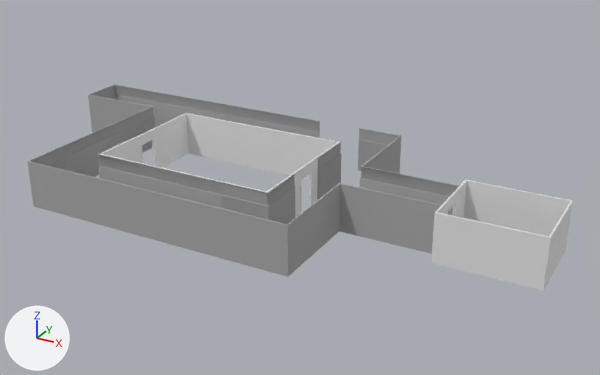
Two versions of the FBX model ProjectIII_TheBigOne/Assets/Models/World/Level/BETA/v2/Model_Beta_Reception_Walls_00.fbx, one commit apart.
Before and after are seen from a camera (50 mm lens) standing at (18.8, -31.9, 21.7) and looking at (-3.9, 9.4, 1.0). Every picture has the same lights, and +X, +Y and +Z are marked at lower left. Where no turn or scale is listed for an object, it has been applied to the vertices.

Names of what the first picture shows: '003', '00_Corridor_ExteriorCorner_001', '00_Corridor_ExteriorCorner_006', '00_Corridor_Wall_00', '00_Corridor_Wall_018', '00_Corridor_Wall_019', '00_Corridor_Wall_020', '00_Corridor_Wall_031', '00_R01_Corner_00', '00_R01_Corner_01', '00_R01_Corner_03', '00_R01_LongWall_00', '00_R01_LongWall_01', '00_R02_Corner_00', '00_R02_Corner_01', '00_R02_Corner_03', '00_R02_Wall_00', '01'.
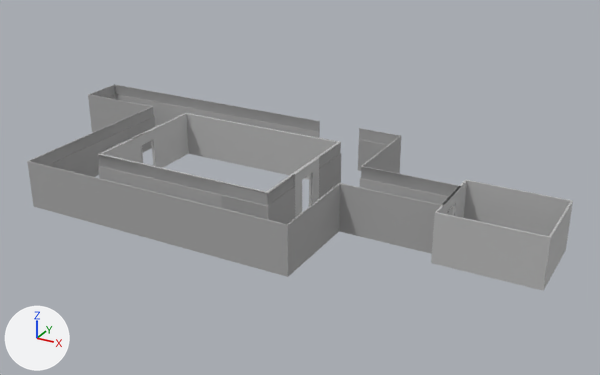
Where the newer file only moved an object's origin or applied its transform, the numbers keep the older frame.

Boxes [x1, y1, x2, y2] around the edits, measured in the pictures (600 x 375 px):
'00_R01_LongWall_01', recoloured
    both: [449, 216, 531, 286]
'00_R01_LongWall_00', recoloured
    both: [479, 183, 554, 236]
'00_R01_Corner_01', recoloured
    both: [524, 229, 555, 291]
'00_R01_Corner_00', recoloured
    both: [431, 205, 453, 267]
'00_R01_Corner_03', recoloured
    both: [459, 180, 482, 221]
'03_R13_DoorWall_21', added
    after: [294, 157, 319, 218]
'03_R13_DoorWall_23', added
    after: [132, 126, 164, 168]
'03_R13_DoorWall_18', added
    after: [442, 186, 462, 217]
part 1 of me_mesh_010, recoloured
    both: [160, 113, 223, 167]
part 2 of me_mesh_013, recoloured
    both: [298, 134, 339, 179]
part 3 of me_mesh_008, recoloured
    both: [221, 120, 298, 175]
part 4 of me_mesh_011, recoloured
    both: [101, 139, 139, 163]

The change, as a diff of the scene's bpy script:
```diff
--- a/ProjectIII_TheBigOne/Assets/Models/World/Level/BETA/v2/Model_Beta_Reception_Walls_00.fbx.py
+++ b/ProjectIII_TheBigOne/Assets/Models/World/Level/BETA/v2/Model_Beta_Reception_Walls_00.fbx.py
@@ mat_computerroom_corner1 @@
+mat_computerroom_corner1 = principled_material('ComputerRoom_Corner1')
+mat_computerroom_corner1.base_color = (0.5, 0.5, 0.5)  # grey #bcbcbc
@@ mat_computerroom_wall4 @@
+mat_computerroom_wall4 = principled_material('ComputerRoom_Wall4')
+mat_computerroom_wall4.base_color = (0.5, 0.5, 0.5)  # grey #bcbcbc
@@ me_mesh_013 @@
-me_mesh_013.from_pydata(...)  # 16 vertices, 14 faces; spans x -2.95..0.05, y -2.5..0.5, z 0.0..3.0
+me_mesh_013.from_pydata(...)  # 16 vertices, 10 faces; spans x -2.95..0.05, y -2.5..0.5, z 0.0..3.0
+# me_mesh_013 part 2: 10 faces spanning x -2.95..0.05, y -2.5..0.5, z 0.0..3.0 switch from no material to mat_computerroom_corner1 (grey #bcbcbc)
@@ me_mesh_003 @@
 me_mesh_003.from_pydata(...)  # 16 vertices, 14 faces; spans x -0.5..0.5, y -0.05..0.95, z 0.0..3.0
+me_mesh_003.materials.append(mat_officerroom1_corner1)  # grey #bcbcbc
@@ me_mesh_011 @@
-me_mesh_011.from_pydata(...)  # 16 vertices, 14 faces; spans x -0.05..2.95, y -0.5..2.5, z 0.0..3.0
+me_mesh_011.from_pydata(...)  # 16 vertices, 10 faces; spans x -0.05..2.95, y -0.5..2.5, z 0.0..3.0
+# me_mesh_011 part 4: 10 faces spanning x -0.05..2.95, y -0.5..2.5, z 0.0..3.0 switch from no material to mat_computerroom_corner1 (grey #bcbcbc)
@@ me_mesh_006 @@
 me_mesh_006.from_pydata(...)  # 8 vertices, 6 faces; spans x -2.0..2.0, y -0.05..0.05, z 0.0..3.0
+me_mesh_006.materials.append(mat_officerroom1_wall1)  # grey #bcbcbc
@@ me_mesh_007 @@
 me_mesh_007.from_pydata(...)  # 8 vertices, 6 faces; spans x -2.0..2.0, y -0.05..0.05, z 0.0..3.0
+me_mesh_007.materials.append(mat_officerroom1_wall1)  # grey #bcbcbc
@@ me_mesh_002 @@
 me_mesh_002.from_pydata(...)  # 16 vertices, 14 faces; spans x -0.05..0.95, y -0.5..0.5, z 0.0..3.0
+me_mesh_002.materials.append(mat_officerroom1_corner1)  # grey #bcbcbc
@@ me_mesh_005 @@
 me_mesh_005.from_pydata(...)  # 16 vertices, 14 faces; spans x -0.5..0.5, y -0.95..0.05, z 0.0..3.0
+me_mesh_005.materials.append(mat_officerroom1_corner1)  # grey #bcbcbc
@@ me_mesh_010 @@
-me_mesh_010.from_pydata(...)  # 16 vertices, 14 faces; spans x -0.5..2.5, y -2.95..0.05, z 0.0..3.0
+me_mesh_010.from_pydata(...)  # 16 vertices, 10 faces; spans x -0.5..2.5, y -2.95..0.05, z 0.0..3.0
+# me_mesh_010 part 1: 10 faces spanning x -0.5..2.5, y -2.95..0.05, z 0.0..3.0 switch from no material to mat_computerroom_corner1 (grey #bcbcbc)
@@ me_mesh_008 @@
-me_mesh_008.from_pydata(...)  # 8 vertices, 6 faces; spans x -3.0..3.0, y -0.05..0.05, z 0.0..3.0
+me_mesh_008.from_pydata(...)  # 8 vertices, 3 faces; spans x -3.0..3.0, y -0.05..0.05, z 0.0..3.0
+# me_mesh_008 part 3: 3 faces spanning x -3.0..3.0, y -0.05..0.05, z 0.0..3.0 switch from no material to mat_computerroom_wall4 (grey #bcbcbc)
@@ ob_00_corridor_wall_031 @@
-ob_00_corridor_wall_031 = bpy.data.objects.new('00_Corridor_Wall_031', me_mesh_033)
+ob_00_corridor_wall_031 = bpy.data.objects.new('00_Corridor_Wall_031', me_mesh_032)
 ob_00_corridor_wall_031.location = (-7.5, 13.06, 1.5)
@@ ob_03_r13_doorwall_21 @@
+ob_03_r13_doorwall_21 = bpy.data.objects.new('03_R13_DoorWall_21', me_mesh_048)  # 22 vertices, 13 faces; spans x 0.0..0.1, y 0.0..3.0, z 0.0..3.0; in mat_officer_room_entry1 (grey #bcbcbc)
+ob_03_r13_doorwall_21.location = (-3.0, 7.0, 0.0)
@@ ob_03_r13_doorwall_23 @@
+ob_03_r13_doorwall_23 = bpy.data.objects.new('03_R13_DoorWall_23', me_mesh_048.copy())
+ob_03_r13_doorwall_23.location = (-15.0, 7.0, 0.0)
@@ ob_03_r13_doorwall_18 @@
+ob_03_r13_doorwall_18 = bpy.data.objects.new('03_R13_DoorWall_18', me_mesh_004_1)  # 22 vertices, 13 faces; spans x -0.1..0.0, y 0.0..3.0, z 0.0..3.0; in mat_officer_room_entry1 (grey #bcbcbc)
+ob_03_r13_doorwall_18.location = (6.1, 7.0, 0.0)
```
